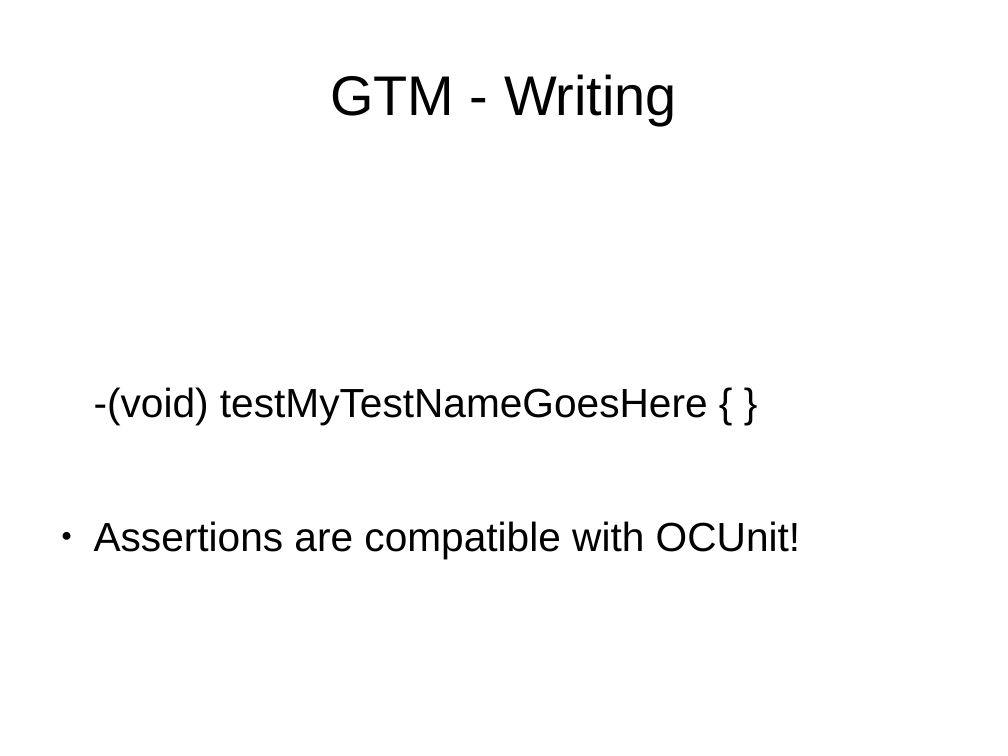
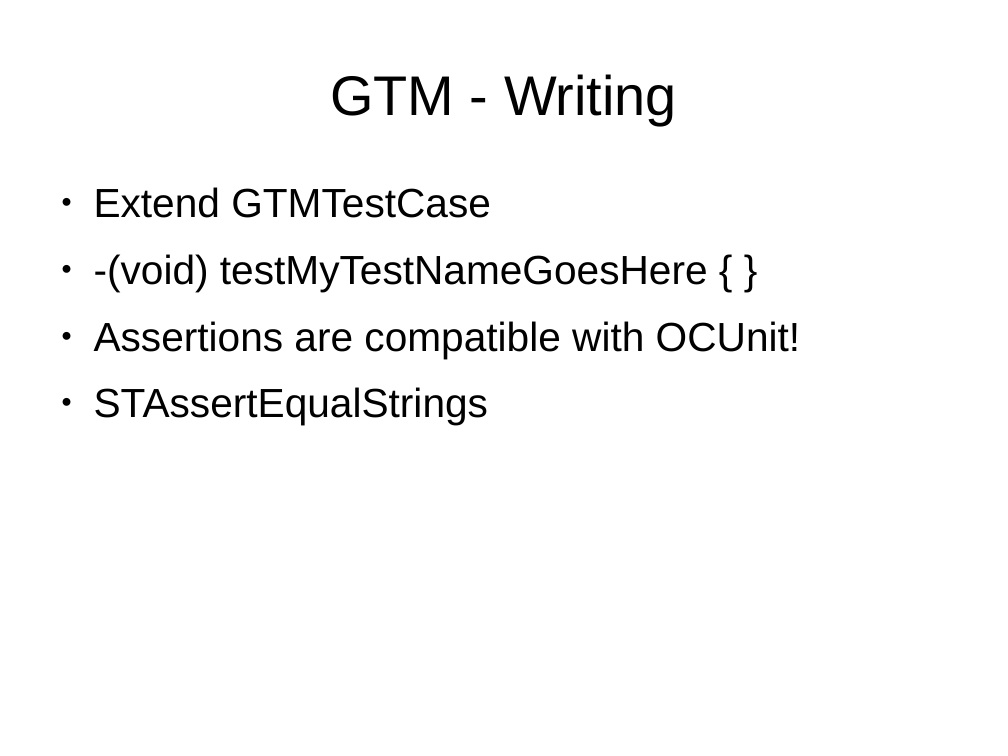
Before and after one commit to StlMobileDev/iPhone-Testing, a slide deck: slide 18 of Testing-Testing-iOS.odp. Drawn at 1008x756 pixels with LibreOffice and Linux fonts; fonts in the diff are those of the drawing. Boxes give left, top, right and bottom in pixels: in the first picture for what was removed or moved away, otherwise in the second. Text is boxed around its words. In the diff, an @@ line names an element or a change of style, - is before the commit and + after.

```diff
--- a/Testing-Testing-iOS.odp
+++ b/Testing-Testing-iOS.odp
@@ text at <box>94,187,491,218</box>: paragraph added @@
+● Extend GTMTestCase
@@ text at <box>94,254,708,292</box>: bullet none to ● @@
@@ text at <box>94,387,488,425</box>: paragraph added @@
+● STAssertEqualStrings
```
Also in this commit, not shown: 4 other slides changed, 9 slides added, 1 other file.
